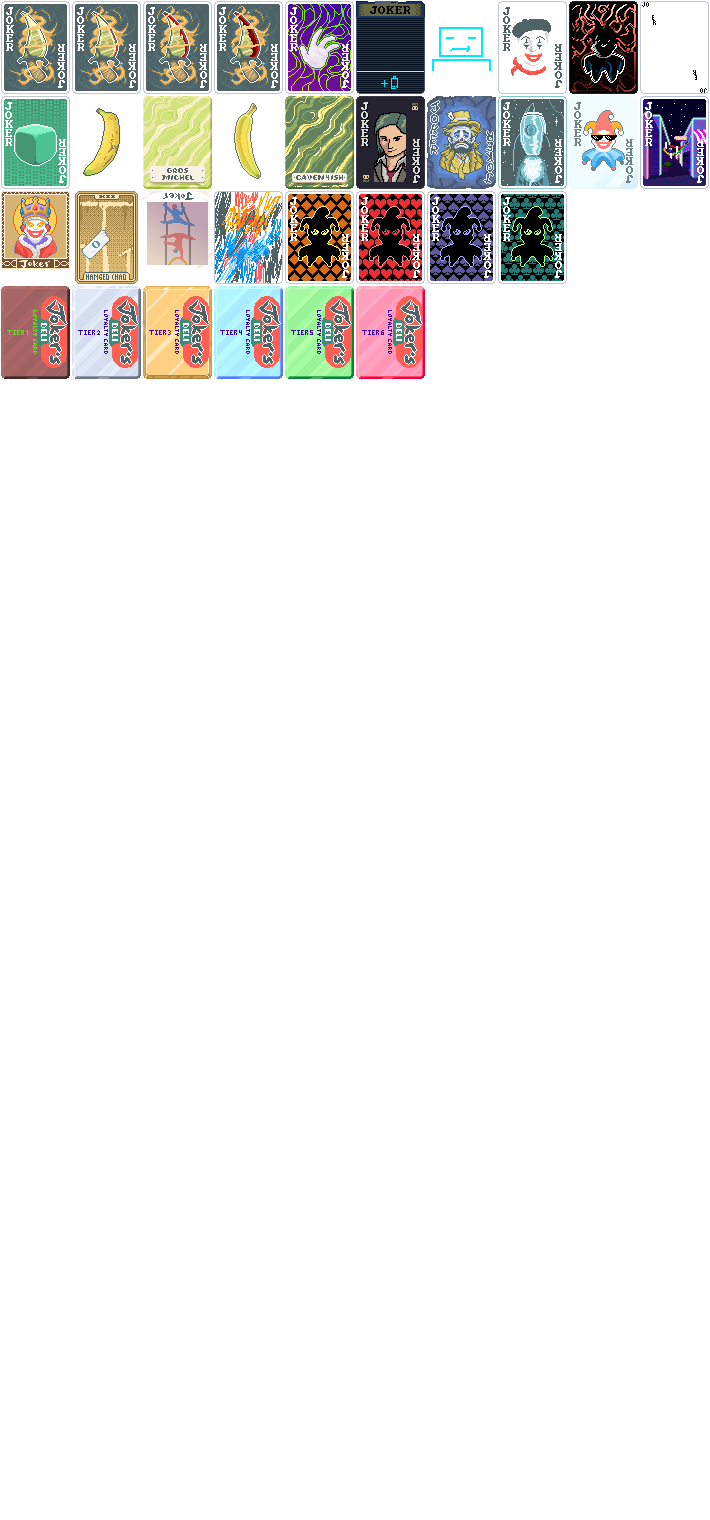
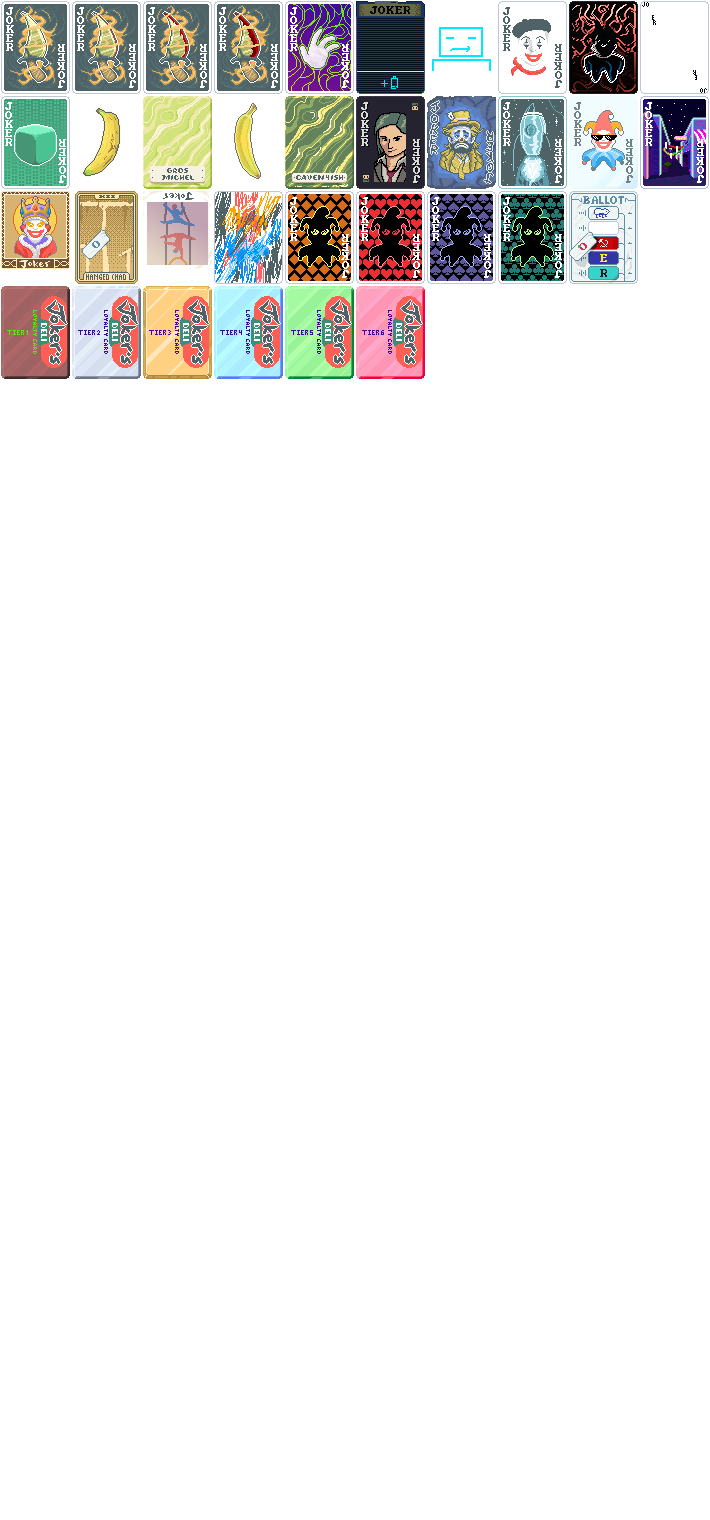
Layer changes from the first (710, 1520) image to the second:
added layer "hanging chad" in group "modded" over (569, 191, 638, 284)
